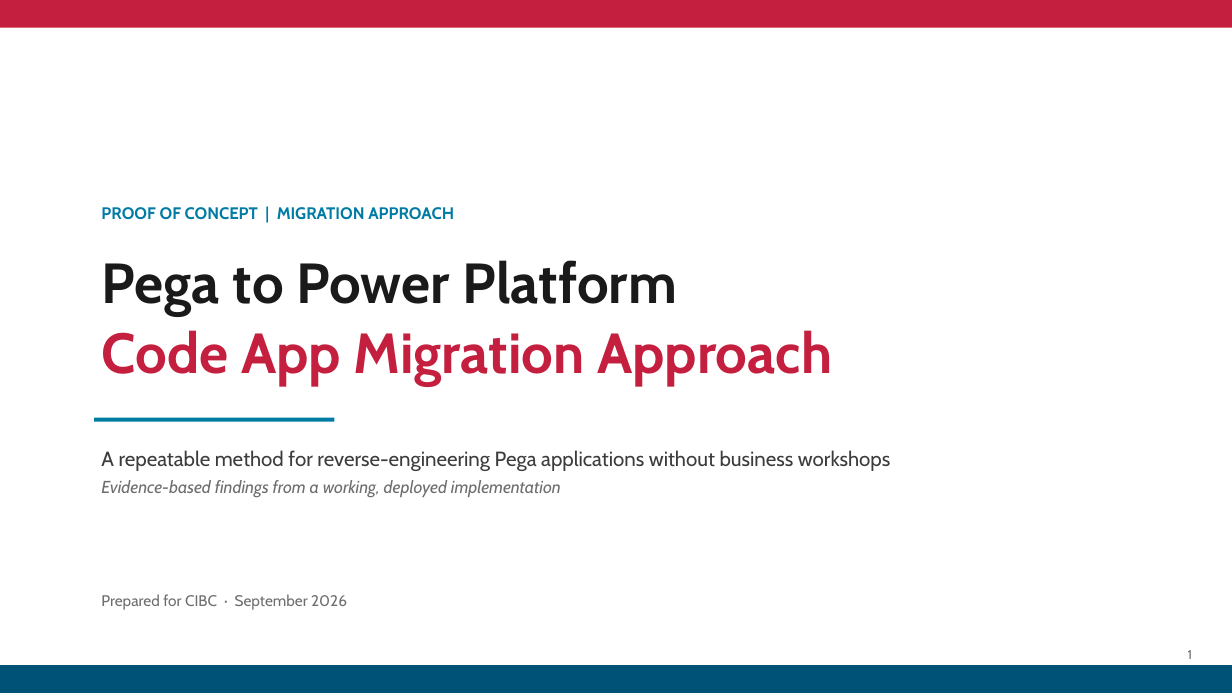
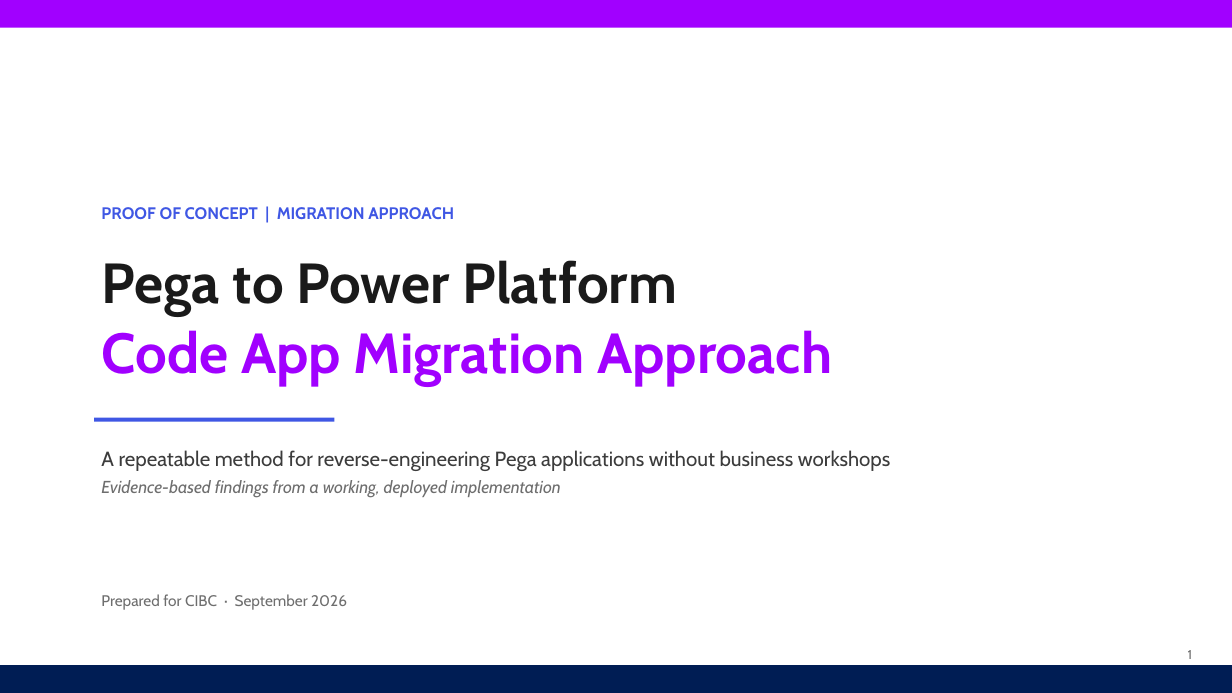
Before and after one commit to parclarke/LDD, a slide deck: slide 1 of lending-due-diligence-app/docs/Pega-to-PowerPlatform-Migration-PoC.pptx. Drawn at 1232x693 pixels with LibreOffice and Linux fonts; fonts in the diff are those of the drawing. Boxes give left, top, right and bottom in pixels: in the first picture for what was removed or moved away, otherwise in the second. Text is boxed around its words. In the diff, an @@ line names an element or a change of style, - is before the commit and + after.

```diff
--- a/lending-due-diligence-app/docs/Pega-to-PowerPlatform-Migration-PoC.pptx
+++ b/lending-due-diligence-app/docs/Pega-to-PowerPlatform-Migration-PoC.pptx
@@ rectangle at box(0, 0, 1232, 28): fill #C41F3E to #A100FF @@
@@ text "PROOF OF CONCEPT | MIGRATION ..." at box(101, 207, 454, 219): text colour #007BA4 to #3F57E4 @@
@@ text at box(101, 330, 832, 386): text colour #C41F3E to #A100FF in "Code App Migration Approach" @@
@@ rectangle at box(94, 418, 335, 421): fill #007BA4 to #3F57E4 @@
@@ rectangle at box(0, 665, 1232, 693): fill #005377 to #001D54 @@
```
Also in this commit, not shown: 53 other slides changed, 9 other files.
